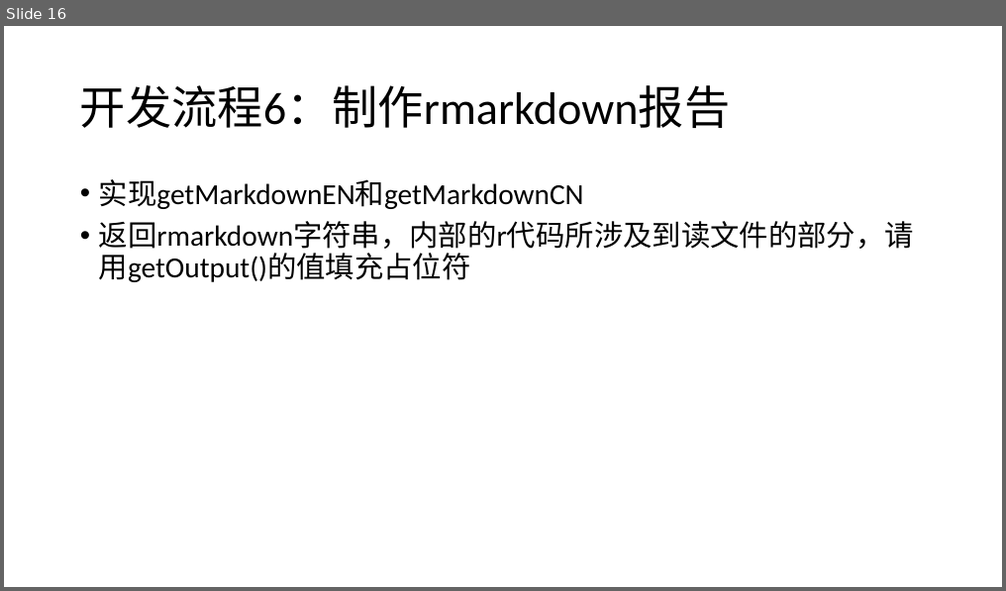
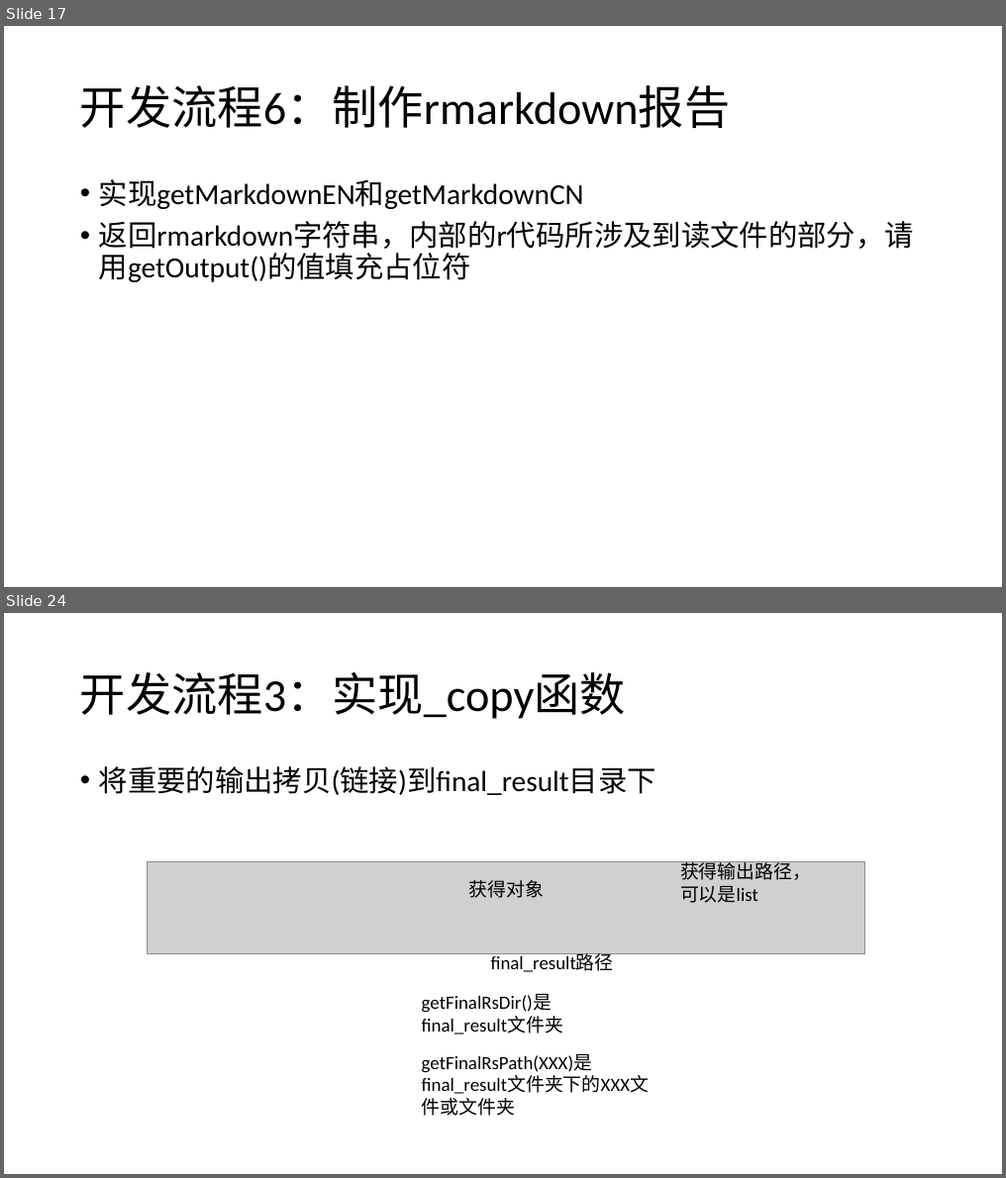
Before and after one commit to chansigit/HCAChina-Doc, a slide deck: 施工文档/开发文档/HCA-China Pipeline Framework 魏征.pptx. Shown one above the other, each under a label of ours: slide 16 before the commit, slides 17 and 24 after it; the slides between them are not shown. The pictures are 1006x591 and 1006x1178 pixels, drawn with LibreOffice and Linux fonts; fonts in the diff are those of the drawing; grey boxes stand for pictures. Boxes give left, top, right and bottom in pixels: in the first picture for what was removed or moved away, otherwise in the second. Text is boxed around its words. In the diff, an @@ line names an element or a change of style, - is before the commit and + after.

Commit message:
更新Configure基因组相关配置方法，更新Flow流程支持

```diff
--- a/施工文档/开发文档/HCA-China Pipeline Framework 魏征.pptx
+++ b/施工文档/开发文档/HCA-China Pipeline Framework 魏征.pptx
@@ slide 24 added at bbox=[4, 613, 1002, 1174], background #FFFFFF @@
@@ title added at bbox=[80, 672, 626, 719], 44 pt, text #000000 @@
+开发流程3：实现_copy函数
@@ text added at bbox=[99, 766, 656, 795], 28 pt, text #000000 @@
+• 将重要的输出拷贝(链接)到final_result目录下
@@ picture added at bbox=[147, 861, 864, 955] @@
@@ text added at bbox=[680, 860, 811, 903], 18 pt, text #000000 @@
+获得输出路径，可以是list
@@ text added at bbox=[469, 880, 545, 898], 18 pt, text #000000 @@
+获得对象
@@ text added at bbox=[491, 955, 614, 972], 18 pt, text #000000 @@
+final_result路径
@@ text added at bbox=[422, 994, 563, 1035], 18 pt, text #000000 @@
+getFinalRsDir()是final_result文件夹
@@ text added at bbox=[422, 1055, 648, 1094], 18 pt, text #000000 @@
+getFinalRsPath(XXX)是final_result文件夹下的XXX文件或文件夹
@@ what was slide 16 is now slide 17 @@
```
Also in this commit, not shown: 1 slide changed, 8 other slides added.
